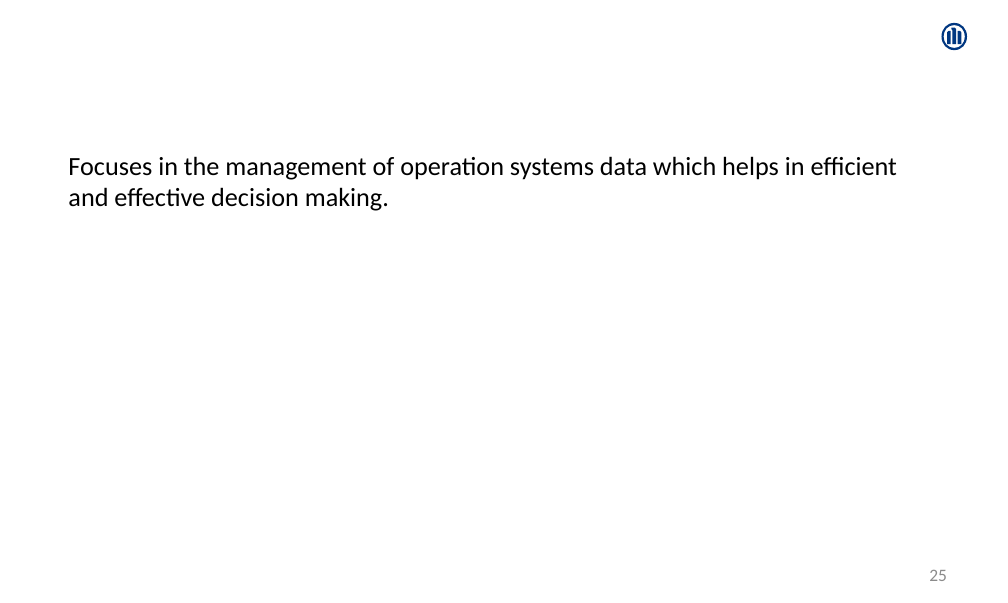
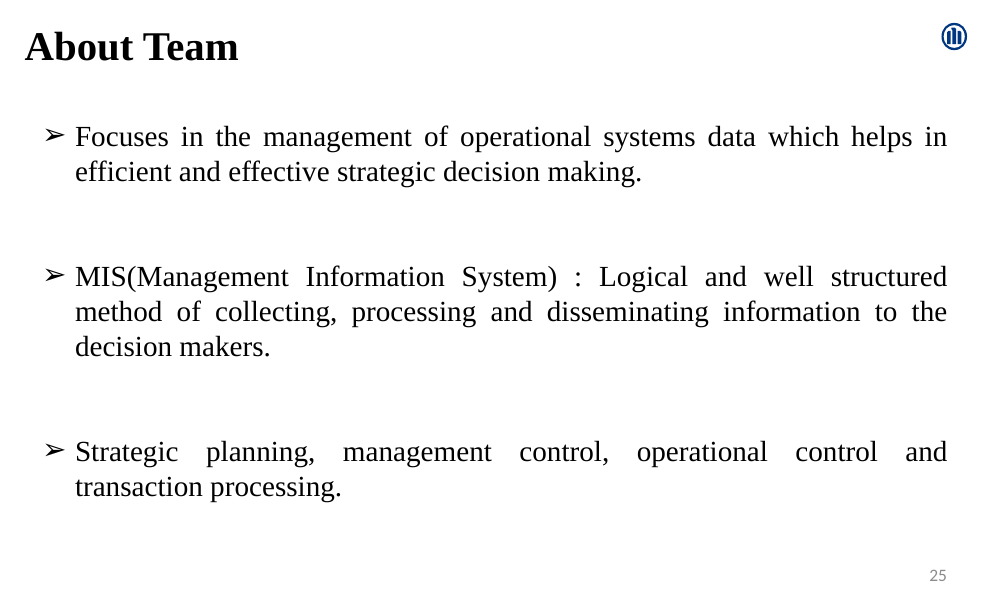
Before and after one commit to Amrutha-Mohan/UpdatedProjects, a slide deck: slide 25 of AmruthaMohan.pptx. Drawn at 1008x603 pixels with LibreOffice and Linux fonts; fonts in the diff are those of the drawing. Boxes give left, top, right and bottom in pixels: in the first picture for what was removed or moved away, otherwise in the second. Text is boxed around its words. In the diff, an @@ line names an element or a change of style, - is before the commit and + after.

```diff
--- a/AmruthaMohan.pptx
+++ b/AmruthaMohan.pptx
@@ text added at box(25, 31, 239, 61), 28 pt, text #000000, bold @@
+About Team
@@ text at box(75, 125, 948, 501): text changed; size 18 to 20 pt; font Calibri to Times New Roman @@
-Focuses in the management of operation systems data which helps in efficient and effective decision making.
+➢ Focuses in the management of operational systems data which helps in efficient and effective strategic decision making.
+➢ MIS(Management Information System) : Logical and well structured method of collecting, processing and disseminating information to the decision makers.
+➢ Strategic planning, management control, operational control and transaction processing.
```
Also in this commit, not shown: 2 other slides changed, 7 slides added, 9 slides removed.
